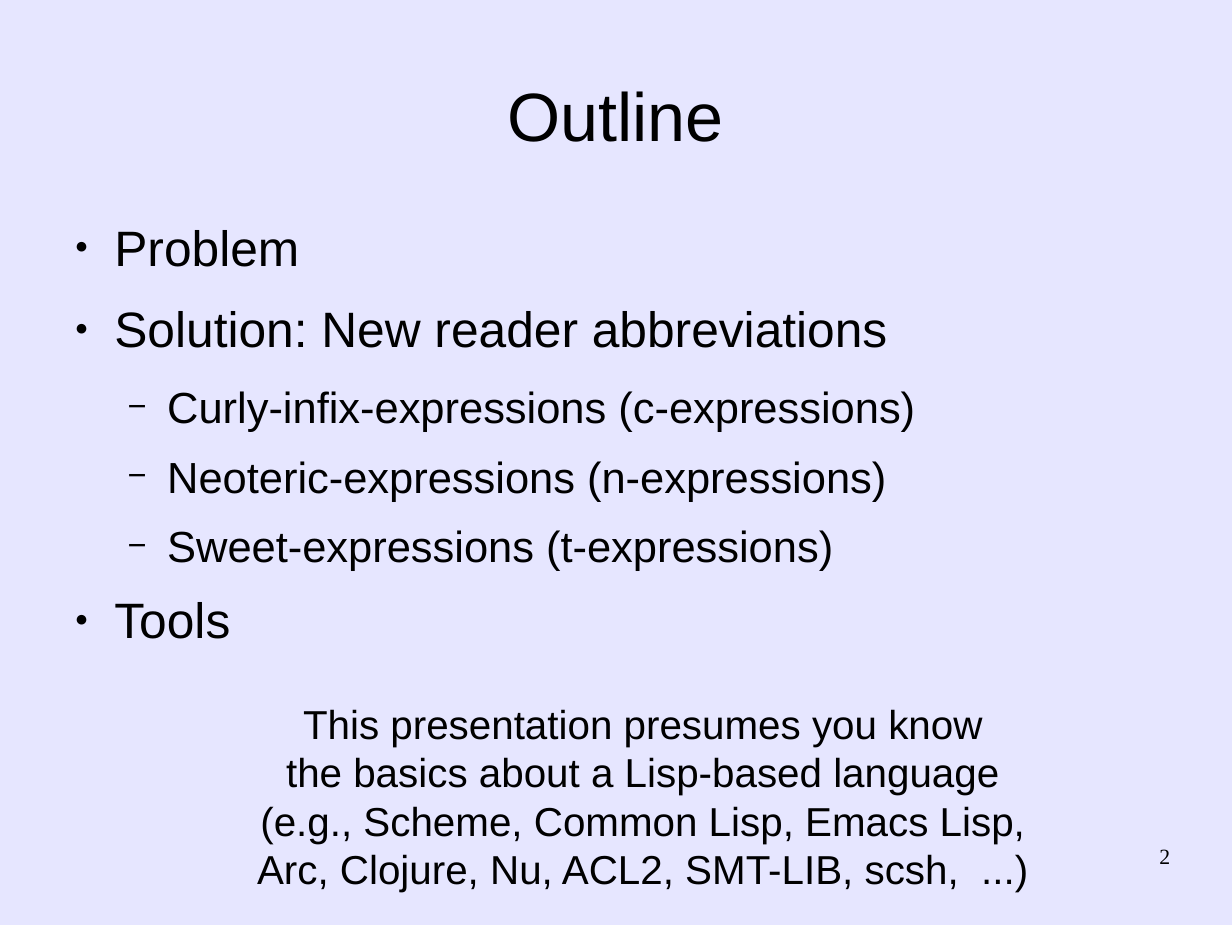
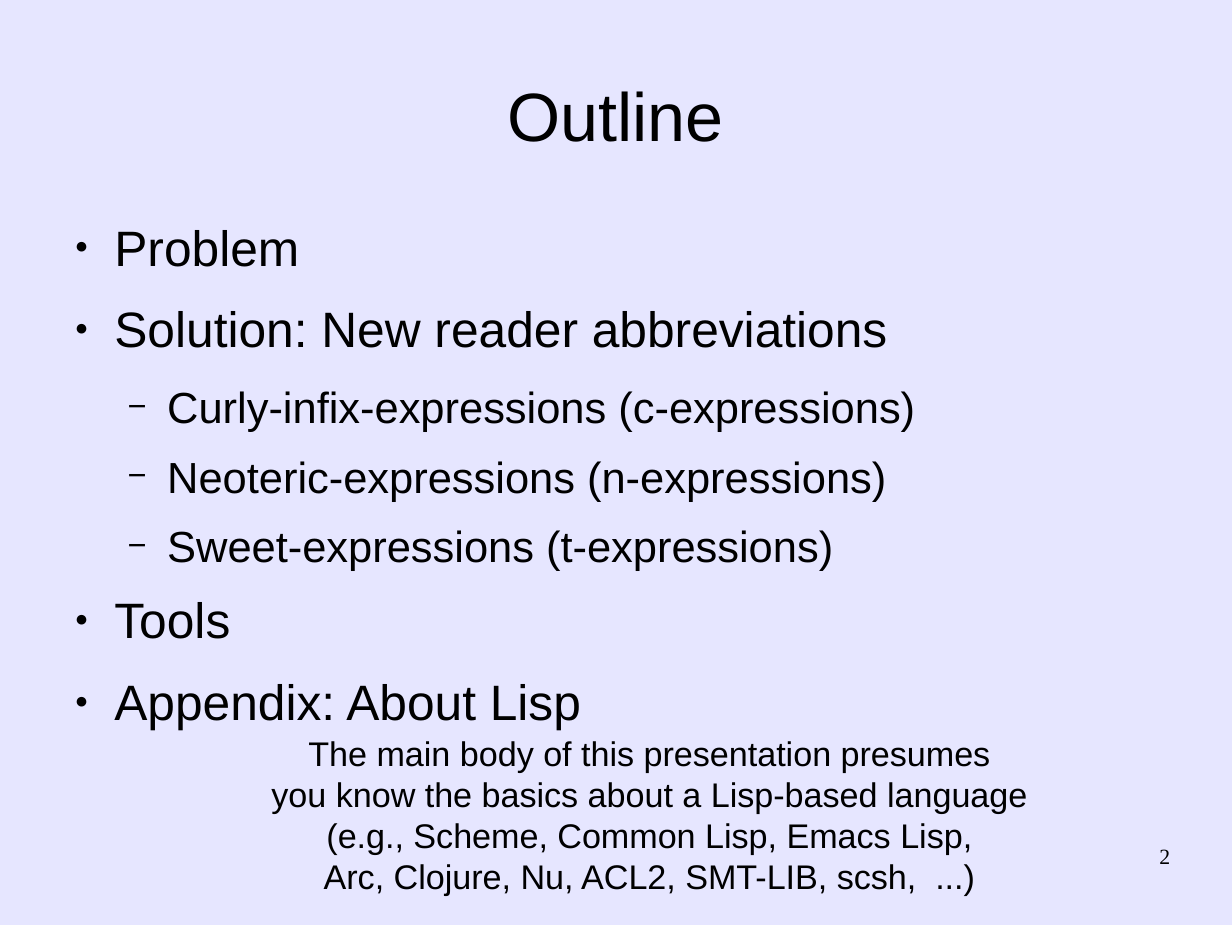
Before and after one commit to martin12333/Readable-Lisp-S-expressions, a slide deck: slide 2 of readable-s-expressions.odp. Drawn at 1232x925 pixels with LibreOffice and Linux fonts; fonts in the diff are those of the drawing. Boxes give left, top, right and bottom in pixels: in the first picture for what was removed or moved away, otherwise in the second. Text is boxed around its words. In the diff, an @@ line names an element or a change of style, - is before the commit and + after.

Commit message:
readable-s-expressions.odp: Add appendix explaining Lisp
  - This way, the deck can be used for an audience that doesn't necessarily
    know Lisp.

```diff
--- a/readable-s-expressions.odp
+++ b/readable-s-expressions.odp
@@ text at (114, 684, 581, 730): paragraph added @@
+● Appendix: About Lisp
@@ text "The main body of this ...": place and size @@
-text "The main body of this ..." at (257, 709, 1025, 892)
+text "The main body of this ..." at (271, 741, 1027, 896)
@@ text at (271, 741, 1027, 814): text changed; size 26 to 22 pt @@
-This presentation presumes you know
-the basics about a Lisp-based language
+The main body of this presentation presumes
+you know the basics about a Lisp-based language
@@ text at (324, 823, 972, 896): size 26 to 22 pt in "(e.g., Scheme, Common Lisp, Emacs Lisp,", "Arc, Clojure, Nu, ACL2, SMT-LIB, scsh, ...)" @@
```
Also in this commit, not shown: 8 other slides changed, 9 slides added.
